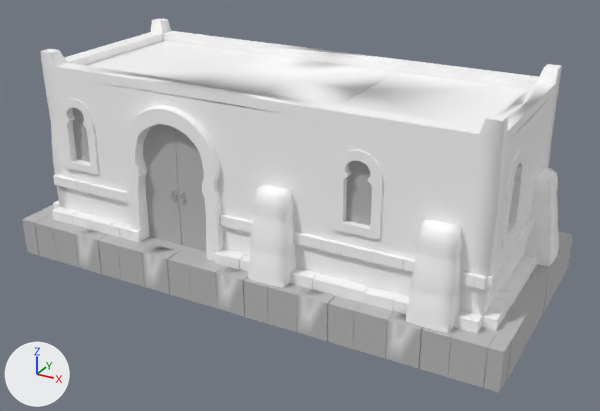
An edit to the FBX model Orisha-Unity/Assets/Graph/Environment/City/houss/Houss_04.fbx, drawn before and after from the same camera.
One viewpoint serves both versions: a 50 mm lens placed at (9.96, -17.68, 10.52), pointed at (0.39, -0.28, 1.81). Arrows for +X, +Y and +Z are at lower left; the lights stay in place. Where no turn or scale is listed for an object, it has been applied to the vertices. Vertices at the same position are counted once.

The first picture shows 'Houss_04'.
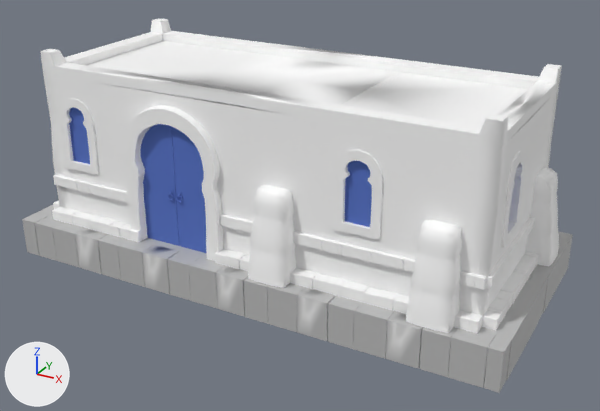
What differs and where, as boxes (x1, y1, x2, y2) in the pictures (600 x 411 px; the box of a moved part takes in the faces that stretch with it):
part 1 of me_mesh, moved or reshaped (not visible afterwards)
    before: (74, 108, 90, 160)
part 2 of me_mesh, moved or reshaped (not visible before)
    after: (71, 108, 90, 163)
part 3 of me_mesh, moved or reshaped
    before: (73, 108, 90, 162)
    after: (69, 108, 90, 164)
part 4 of me_mesh, moved or reshaped
    before: (180, 190, 185, 204)
    after: (178, 191, 183, 205)
part 5 of me_mesh, moved or reshaped
    before: (171, 188, 176, 202)
    after: (169, 189, 174, 203)
part 6 of me_mesh, moved or reshaped
    before: (143, 124, 206, 251)
    after: (141, 124, 206, 253)
part 7 of me_mesh, moved or reshaped (not visible afterwards)
    before: (348, 161, 372, 223)
part 8 of me_mesh, moved or reshaped (not visible before)
    after: (347, 161, 372, 225)
part 9 of me_mesh, moved or reshaped
    before: (346, 161, 370, 226)
    after: (345, 161, 372, 227)

The edits, one by one:
Material 'blinn1' (mat_blinn1) is new.
Its base color is (0.0893, 0.168, 0.573) (blue #5472c7).
Its roughness is 0.749.
me_mesh has 6274 vertices, 4908 faces and spans x -6.72..6.72, y -3.15..3.15, z 0.0..5.59.
me_mesh is used by ob_houss_04; location (0.0, 0.0, 0.0).
me_mesh no longer uses material mat_lambert14 (grey #bcbcbc).
me_mesh no longer uses material mat_lambert1 (grey #bcbcbc).
me_mesh part 1: the loose piece of 4 vertices spanning x -5.38..-4.57, y -2.26, z 2.65..4.32 is moved by (-0.01, -0.11, -0.01), in mat_blinn1 (blue #5472c7).
me_mesh part 2: the loose piece of 4 vertices spanning x -5.38..-4.57, y -2.25, z 2.65..4.32 is moved by (-0.01, -0.13, -0.01), in mat_blinn1 (blue #5472c7).
me_mesh part 3: the loose piece of 114 vertices spanning x -5.34..-4.59, y -2.28..-2.22, z 2.69..4.33 is moved by (-0.01, -0.12, -0.01), in mat_blinn1 (blue #5472c7).
me_mesh part 4: the loose piece of 38 vertices spanning x -1.88..-1.75, y -2.34..-2.32, z 2.18..2.57 is moved by (-0.02, -0.08, -0.01), in mat_blinn1 (blue #5472c7).
me_mesh part 5: the loose piece of 38 vertices spanning x -2.16..-2.02, y -2.34..-2.32, z 2.18..2.57 is moved by (-0.02, -0.08, -0.01), in mat_blinn1 (blue #5472c7).
me_mesh part 6: the loose piece of 18 vertices spanning x -3.07..-0.82, y -2.33..-2.31, z 1.0..4.33 is moved by (-0.02, -0.08, -0.01), in mat_blinn1 (blue #5472c7).
me_mesh part 7: the loose piece of 4 vertices spanning x 2.59..3.41, y -2.31, z 2.65..4.32 is moved by (0.01, -0.05, -0.01), in mat_blinn1 (blue #5472c7).
me_mesh part 8: the loose piece of 4 vertices spanning x 2.59..3.41, y -2.3, z 2.65..4.32 is moved by (0.01, -0.08, -0.01), in mat_blinn1 (blue #5472c7).
me_mesh part 9: the loose piece of 114 vertices spanning x 2.64..3.39, y -2.33..-2.28, z 2.69..4.33 is moved by (0.01, -0.06, -0.01), in mat_blinn1 (blue #5472c7).
me_mesh now uses material mat_blinn1 (blue #5472c7).
